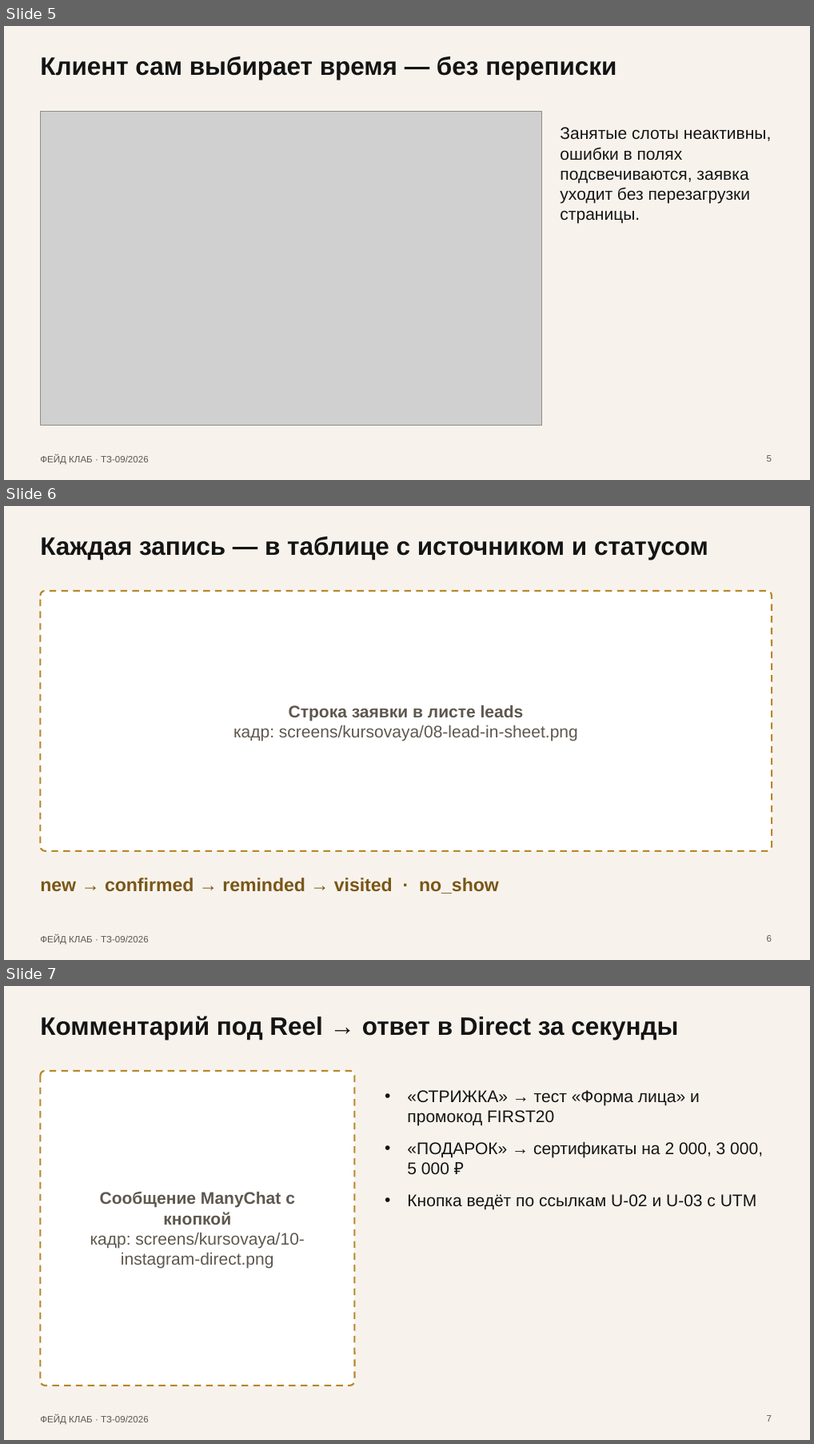
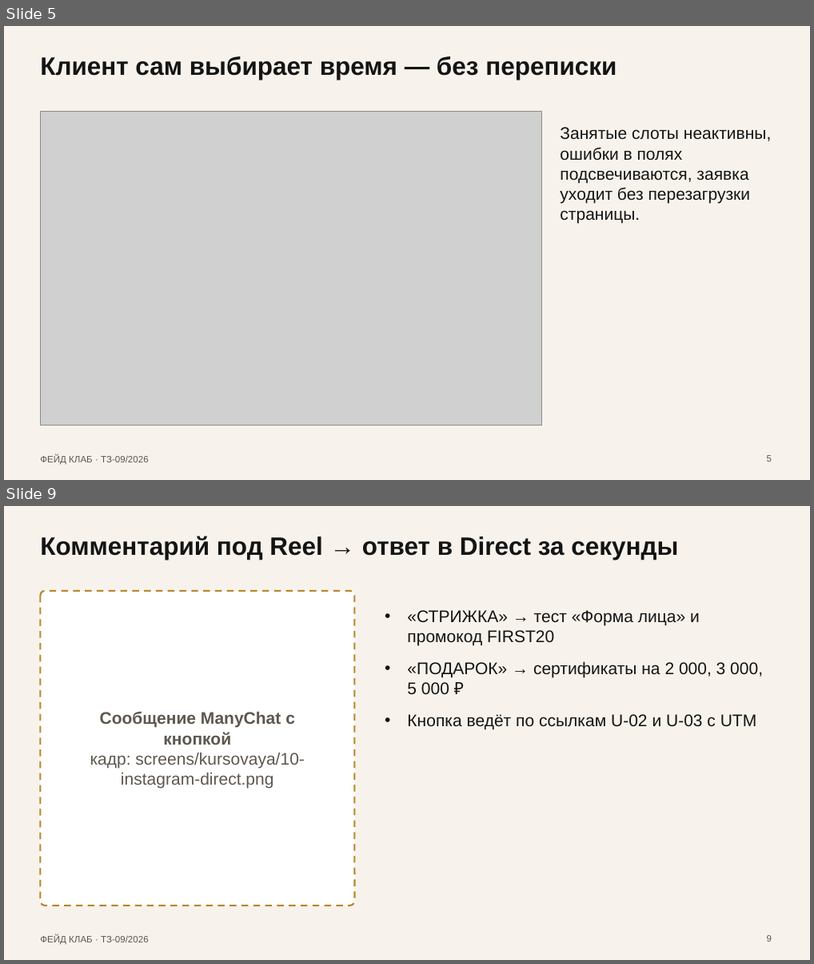
Before and after one commit to Kusttx/tz-09-barbershop-feyd-klab, a slide deck: presentation/zashchita.pptx. Shown one above the other, each under a label of ours: slides 5, 6 and 7 before the commit, slides 5 and 9 after it; the slides between them are not shown. The pictures are 814x1444 and 814x964 pixels, drawn with LibreOffice and Linux fonts; fonts in the diff are those of the drawing; grey boxes stand for pictures. Boxes give left, top, right and bottom in pixels: in the first picture for what was removed or moved away, otherwise in the second. Text is boxed around its words. In the diff, an @@ line names an element or a change of style, - is before the commit and + after.

```diff
--- a/presentation/zashchita.pptx
+++ b/presentation/zashchita.pptx
@@ slide 6 removed at (4,506,810,960), background #F7F3EC; not listed: 1 template element that a slide beside it also shows @@
@@ text removed at (40,536,709,560) @@
-Каждая запись — в таблице с источником и статусом
@@ rounded rectangle removed at (40,591,772,851) @@
@@ text removed at (234,704,578,740) @@
-Строка заявки в листе leads
-кадр: screens/kursovaya/08-lead-in-sheet.png
@@ text removed at (40,877,499,893) @@
-new → confirmed → reminded → visited · no_show
@@ page number removed at (767,935,772,941) @@
-6
@@ what was slide 7 is now slide 9 @@
@@ page number at (767,935,772,941): text changed @@
-7
+9
```
Also in this commit, not shown: 2 slides changed, 1 slide added, 1 other slide removed, 7 other files.
